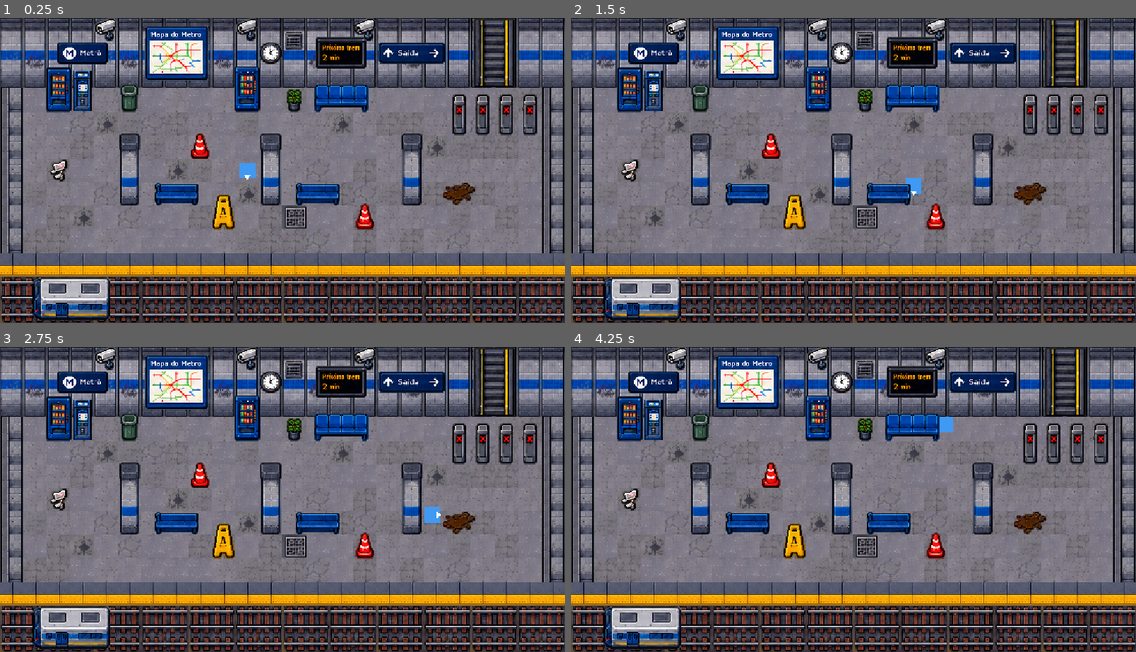
Above: before the commit, frames 1-4 (two rows, left to right).
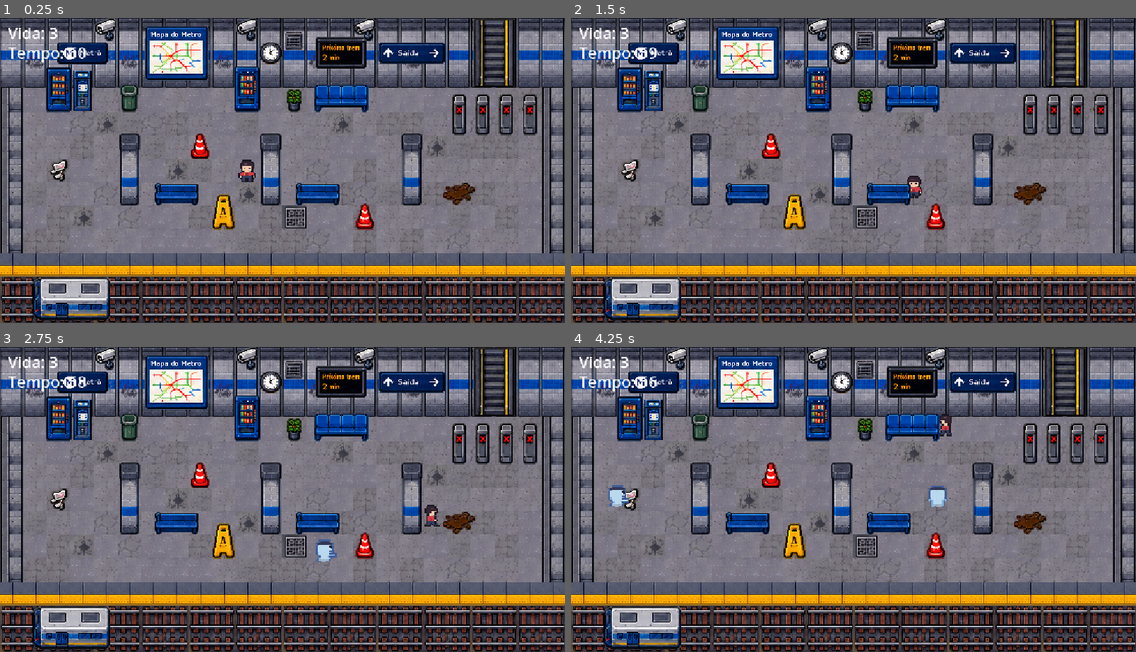
Above: after the commit, the same moments.

Repository: SayuriMakino/MetroDaMeiaNoiteProjeto
Game: Godot game, scene res://scenes/principal.tscn
Same seed, same stepped clock (60 frames per second), same inputs: the game is played once before the commit and once after it.
Inputs:
- Up to frame 1 (0.25 s): no input
- Up to frame 2 (1.5 s): tap Enter (ui_accept) at 0.5, 0.6, 0.77, 1.07, 1.35 s; hold D (mover_direita) 0.53-1.28 s; hold S (mover_baixo) from 1.28 s (still down)
- Up to frame 3 (2.75 s): tap Enter (ui_accept) at 1.52, 1.82, 2, 2.1 s; release S (mover_baixo) at 2.03 s; hold D (mover_direita) from 2.03 s (still down)
- Up to frame 4 (4.25 s): release D (mover_direita) at 2.78 s; hold W (mover_cima) 2.78-3.53 s; tap Enter (ui_accept) at 2.85, 3.02, 3.32, 3.6, 3.77, 4.07 s; hold A (mover_esquerda) from 3.53 s (still down)

The runs differ from the first frame. In frame 1, 0.5% of the frame differs, in the area x 1-46%, y 3-54%; in frame 2, 0.5%; in frame 3, 0.7%; in frame 4, 0.9%, in the area x 1-68%, y 3-53%.

Commit message:
aula-09: inimigos, horda, vida e o objetivo do jogo

Diff:
--- /dev/null
+++ b/entities/inimigo.tscn
@@ -0,0 +1,64 @@
+[gd_scene format=3]
+
+[ext_resource type="Script" path="res://scripts/inimigo.gd" id="1_ini"]
+[ext_resource type="Texture2D" path="res://sprites/fantasma/fantasma_baixo_1.png" id="t_baixo_1"]
+[ext_resource type="Texture2D" path="res://sprites/fantasma/fantasma_baixo_2.png" id="t_baixo_2"]
+[ext_resource type="Texture2D" path="res://sprites/fantasma/fantasma_baixo_3.png" id="t_baixo_3"]
+[ext_resource type="Texture2D" path="res://sprites/fantasma/fantasma_cima_1.png" id="t_cima_1"]
+[ext_resource type="Texture2D" path="res://sprites/fantasma/fantasma_cima_2.png" id="t_cima_2"]
+[ext_resource type="Texture2D" path="res://sprites/fantasma/fantasma_cima_3.png" id="t_cima_3"]
+[ext_resource type="Texture2D" path="res://sprites/fantasma/fantasma_esquerda_1.png" id="t_esquerda_1"]
+[ext_resource type="Texture2D" path="res://sprites/fantasma/fantasma_esquerda_2.png" id="t_esquerda_2"]
+[ext_resource type="Texture2D" path="res://sprites/fantasma/fantasma_esquerda_3.png" id="t_esquerda_3"]
+[ext_resource type="Texture2D" path="res://sprites/fantasma/fantasma_direita_1.png" id="t_direita_1"]
+[ext_resource type="Texture2D" path="res://sprites/fantasma/fantasma_direita_2.png" id="t_direita_2"]
+[ext_resource type="Texture2D" path="res://sprites/fantasma/fantasma_direita_3.png" id="t_direita_3"]
+
+[sub_resource type="SpriteFrames" id="SpriteFrames_1"]
+animations = [
+{
+"frames": [
+{"duration": 1.0, "texture": ExtResource("t_baixo_1")}, {"duration": 1.0, "texture": ExtResource("t_baixo_2")}, {"duration": 1.0, "texture": ExtResource("t_baixo_3")}, {"duration": 1.0, "texture": ExtResource("t_baixo_2")}],
+"loop": true,
+"name": &"baixo",
+"speed": 8.0
+}
+, {
+"frames": [
+{"duration": 1.0, "texture": ExtResource("t_cima_1")}, {"duration": 1.0, "texture": ExtResource("t_cima_2")}, {"duration": 1.0, "texture": ExtResource("t_cima_3")}, {"duration": 1.0, "texture": ExtResource("t_cima_2")}],
+"loop": true,
+"name": &"cima",
+"speed": 8.0
+}
+, {
+"frames": [
+{"duration": 1.0, "texture": ExtResource("t_esquerda_1")}, {"duration": 1.0, "texture": ExtResource("t_esquerda_2")}, {"duration": 1.0, "texture": ExtResource("t_esquerda_3")}, {"duration": 1.0, "texture": ExtResource("t_esquerda_2")}],
+"loop": true,
+"name": &"esquerda",
+"speed": 8.0
+}
+, {
+"frames": [
+{"duration": 1.0, "texture": ExtResource("t_direita_1")}, {"duration": 1.0, "texture": ExtResource("t_direita_2")}, {"duration": 1.0, "texture": ExtResource("t_direita_3")}, {"duration": 1.0, "texture": ExtResource("t_direita_2")}],
+"loop": true,
+"name": &"direita",
+"speed": 8.0
+}
+]
+
+[sub_resource type="RectangleShape2D" id="RectangleShape2D_ini"]
+size = Vector2(24, 24)
+
+[node name="Inimigo" type="CharacterBody2D" groups=["inimigo"]]
+collision_layer = 4
+collision_mask = 5
+motion_mode = 1
+script = ExtResource("1_ini")
+
+[node name="AnimatedSprite2D" type="AnimatedSprite2D" parent="."]
+sprite_frames = SubResource("SpriteFrames_1")
+animation = &"baixo"
+autoplay = "baixo"
+
+[node name="CollisionShape2D" type="CollisionShape2D" parent="."]
+shape = SubResource("RectangleShape2D_ini")
--- a/entities/jogador.tscn
+++ b/entities/jogador.tscn
@@ -1,30 +1,74 @@
-[gd_scene load_steps=3 format=3]
+[gd_scene format=3]
 
 [ext_resource type="Script" path="res://scripts/jogador.gd" id="1_jog"]
+[ext_resource type="Texture2D" path="res://sprites/protagonista/protagonista_baixo_1.png" id="t_baixo_1"]
+[ext_resource type="Texture2D" path="res://sprites/protagonista/protagonista_baixo_2.png" id="t_baixo_2"]
+[ext_resource type="Texture2D" path="res://sprites/protagonista/protagonista_baixo_3.png" id="t_baixo_3"]
+[ext_resource type="Texture2D" path="res://sprites/protagonista/protagonista_cima_1.png" id="t_cima_1"]
+[ext_resource type="Texture2D" path="res://sprites/protagonista/protagonista_cima_2.png" id="t_cima_2"]
+[ext_resource type="Texture2D" path="res://sprites/protagonista/protagonista_cima_3.png" id="t_cima_3"]
+[ext_resource type="Texture2D" path="res://sprites/protagonista/protagonista_esquerda_1.png" id="t_esquerda_1"]
+[ext_resource type="Texture2D" path="res://sprites/protagonista/protagonista_esquerda_2.png" id="t_esquerda_2"]
+[ext_resource type="Texture2D" path="res://sprites/protagonista/protagonista_esquerda_3.png" id="t_esquerda_3"]
+[ext_resource type="Texture2D" path="res://sprites/protagonista/protagonista_direita_1.png" id="t_direita_1"]
+[ext_resource type="Texture2D" path="res://sprites/protagonista/protagonista_direita_2.png" id="t_direita_2"]
+[ext_resource type="Texture2D" path="res://sprites/protagonista/protagonista_direita_3.png" id="t_direita_3"]
+
+[sub_resource type="SpriteFrames" id="SpriteFrames_1"]
+animations = [
+{
+"frames": [
+{"duration": 1.0, "texture": ExtResource("t_baixo_1")}, {"duration": 1.0, "texture": ExtResource("t_baixo_2")}, {"duration": 1.0, "texture": ExtResource("t_baixo_3")}, {"duration": 1.0, "texture": ExtResource("t_baixo_2")}],
+"loop": true,
+"name": &"baixo",
+"speed": 8.0
+}
+, {
+"frames": [
+{"duration": 1.0, "texture": ExtResource("t_cima_1")}, {"duration": 1.0, "texture": ExtResource("t_cima_2")}, {"duration": 1.0, "texture": ExtResource("t_cima_3")}, {"duration": 1.0, "texture": ExtResource("t_cima_2")}],
+"loop": true,
+"name": &"cima",
+"speed": 8.0
+}
+, {
+"frames": [
+{"duration": 1.0, "texture": ExtResource("t_esquerda_1")}, {"duration": 1.0, "texture": ExtResource("t_esquerda_2")}, {"duration": 1.0, "texture": ExtResource("t_esquerda_3")}, {"duration": 1.0, "texture": ExtResource("t_esquerda_2")}],
+"loop": true,
+"name": &"esquerda",
+"speed": 8.0
+}
+, {
+"frames": [
+{"duration": 1.0, "texture": ExtResource("t_direita_1")}, {"duration": 1.0, "texture": ExtResource("t_direita_2")}, {"duration": 1.0, "texture": ExtResource("t_direita_3")}, {"duration": 1.0, "texture": ExtResource("t_direita_2")}],
+"loop": true,
+"name": &"direita",
+"speed": 8.0
+}
+]
 
 [sub_resource type="RectangleShape2D" id="RectangleShape2D_jog"]
 size = Vector2(28, 28)
 
-[node name="Jogador" type="CharacterBody2D"]
+[sub_resource type="CircleShape2D" id="CircleShape2D_hurt"]
+radius = 12.0
+
+[node name="Jogador" type="CharacterBody2D" groups=["player"]]
 collision_layer = 2
 collision_mask = 1
 motion_mode = 1
 script = ExtResource("1_jog")
 
-[node name="Corpo" type="ColorRect" parent="."]
-offset_left = -16.0
-offset_top = -16.0
-offset_right = 16.0
-offset_bottom = 16.0
-mouse_filter = 2
-color = Color(0.25, 0.6, 0.95, 1)
-
-[node name="Mira" type="Node2D" parent="."]
-rotation = 1.5708
-
-[node name="Ponta" type="Polygon2D" parent="Mira"]
-color = Color(1, 1, 1, 1)
-polygon = PackedVector2Array(10, -6, 20, 0, 10, 6)
+[node name="AnimatedSprite2D" type="AnimatedSprite2D" parent="."]
+sprite_frames = SubResource("SpriteFrames_1")
+animation = &"baixo"
 
 [node name="CollisionShape2D" type="CollisionShape2D" parent="."]
 shape = SubResource("RectangleShape2D_jog")
+
+[node name="Hurtbox" type="Area2D" parent="."]
+collision_layer = 0
+collision_mask = 4
+
+[node name="CollisionShape2D" type="CollisionShape2D" parent="Hurtbox"]
+position = Vector2(0, 2)
+shape = SubResource("CircleShape2D_hurt")
--- /dev/null
+++ b/scenes/derrota.tscn
@@ -0,0 +1,34 @@
+[gd_scene format=3]
+
+[ext_resource type="Script" path="res://scripts/fim.gd" id="1_fim"]
+
+[node name="Fim" type="Control"]
+layout_mode = 3
+anchors_preset = 15
+anchor_right = 1.0
+anchor_bottom = 1.0
+grow_horizontal = 2
+grow_vertical = 2
+script = ExtResource("1_fim")
+
+[node name="Fundo" type="ColorRect" parent="."]
+layout_mode = 1
+anchors_preset = 15
+anchor_right = 1.0
+anchor_bottom = 1.0
+grow_horizontal = 2
+grow_vertical = 2
+color = Color(0.05, 0.05, 0.1, 1)
+
+[node name="Label" type="Label" parent="."]
+layout_mode = 1
+anchors_preset = 15
+anchor_right = 1.0
+anchor_bottom = 1.0
+grow_horizontal = 2
+grow_vertical = 2
+theme_override_font_sizes/font_size = 48
+text = "Você perdeu!
+Enter para jogar de novo"
+horizontal_alignment = 1
+vertical_alignment = 1
--- a/scenes/principal.tscn
+++ b/scenes/principal.tscn
@@ -2,8 +2,12 @@
 
 [ext_resource type="TileSet" path="res://sprites/metro_tileset.tres" id="1_6f3be"]
 [ext_resource type="PackedScene" path="res://entities/jogador.tscn" id="2_j5742"]
+[ext_resource type="Script" path="res://scripts/principal.gd" id="3_prin"]
+[ext_resource type="PackedScene" path="res://entities/inimigo.tscn" id="4_ini"]
 
 [node name="Principal" type="Node2D"]
+script = ExtResource("3_prin")
+cena_inimigo = ExtResource("4_ini")
 
 [node name="Chao" type="TileMapLayer" parent="."]
 tile_map_data = PackedByteArray("AAAAAAAAAAAKAAAAAAAAAAEAAAAKAAEAAAAAAAIAAAAKAAIAAAAAAAMAAAABAAMAAAAAAAQAAAABAAMAAAAAAA …(4912 unchanged characters)…
@@ -23,3 +27,47 @@
 
 [node name="Jogador" parent="Mundo" instance=ExtResource("2_j5742")]
 position = Vector2(504, 312)
+
+[node name="Nascedouros" type="Node2D" parent="."]
+
+[node name="Esquerda" type="Marker2D" parent="Nascedouros"]
+position = Vector2(72, 312)
+
+[node name="Direita" type="Marker2D" parent="Nascedouros"]
+position = Vector2(1080, 360)
+
+[node name="Cima" type="Marker2D" parent="Nascedouros"]
+position = Vector2(408, 168)
+
+[node name="Baixo" type="Marker2D" parent="Nascedouros"]
+position = Vector2(600, 456)
+
+[node name="Horda" type="Timer" parent="."]
+wait_time = 2.0
+autostart = true
+
+[node name="Relogio" type="Timer" parent="."]
+wait_time = 60.0
+one_shot = true
+autostart = true
+
+[node name="HUD" type="CanvasLayer" parent="."]
+
+[node name="Vida" type="Label" parent="HUD"]
+offset_left = 16.0
+offset_top = 8.0
+offset_right = 216.0
+offset_bottom = 52.0
+theme_override_font_sizes/font_size = 32
+text = "Vida: 3"
+
+[node name="Tempo" type="Label" parent="HUD"]
+offset_left = 16.0
+offset_top = 48.0
+offset_right = 216.0
+offset_bottom = 92.0
+theme_override_font_sizes/font_size = 32
+text = "Tempo: 60"
+
+[connection signal="timeout" from="Horda" to="." method="_on_horda_timeout"]
+[connection signal="timeout" from="Relogio" to="." method="_on_relogio_timeout"]
--- /dev/null
+++ b/scenes/vitoria.tscn
@@ -0,0 +1,34 @@
+[gd_scene format=3]
+
+[ext_resource type="Script" path="res://scripts/fim.gd" id="1_fim"]
+
+[node name="Fim" type="Control"]
+layout_mode = 3
+anchors_preset = 15
+anchor_right = 1.0
+anchor_bottom = 1.0
+grow_horizontal = 2
+grow_vertical = 2
+script = ExtResource("1_fim")
+
+[node name="Fundo" type="ColorRect" parent="."]
+layout_mode = 1
+anchors_preset = 15
+anchor_right = 1.0
+anchor_bottom = 1.0
+grow_horizontal = 2
+grow_vertical = 2
+color = Color(0.05, 0.05, 0.1, 1)
+
+[node name="Label" type="Label" parent="."]
+layout_mode = 1
+anchors_preset = 15
+anchor_right = 1.0
+anchor_bottom = 1.0
+grow_horizontal = 2
+grow_vertical = 2
+theme_override_font_sizes/font_size = 48
+text = "Você venceu!
+Enter para jogar de novo"
+horizontal_alignment = 1
+vertical_alignment = 1
--- /dev/null
+++ b/scripts/fim.gd
@@ -0,0 +1,7 @@
+extends Control
+## Tela de fim (vitória ou derrota): Enter volta para a estação.
+
+
+func _process(_delta: float) -> void:
+	if Input.is_action_just_pressed("ui_accept"):
+		get_tree().change_scene_to_file("res://scenes/principal.tscn")
--- /dev/null
+++ b/scripts/inimigo.gd
@@ -0,0 +1,21 @@
+extends CharacterBody2D
+## Fantasma que persegue o jogador pela estação.
+
+@export var velocidade: float = 100.0
+
+@onready var anim: AnimatedSprite2D = $AnimatedSprite2D
+
+
+func _physics_process(_delta: float) -> void:
+	var jogador := get_tree().get_first_node_in_group("player") as Node2D
+	if jogador == null:
+		return
+
+	velocity = global_position.direction_to(jogador.global_position) * velocidade
+	move_and_slide()
+
+	# Vira o fantasma para o lado em que ele está andando.
+	if abs(velocity.x) > abs(velocity.y):
+		anim.play("direita" if velocity.x > 0 else "esquerda")
+	else:
+		anim.play("baixo" if velocity.y > 0 else "cima")
--- a/scripts/jogador.gd
+++ b/scripts/jogador.gd
@@ -3,11 +3,20 @@
 ## Personagem visto de cima: anda nas quatro direções, sem gravidade.
 
 @export var velocidade := 260.0
+@export var vida: int = 3
 
-## Última direção em que o jogador andou (vai servir para o ataque na aula 09).
+## Última direção em que o jogador andou (vai servir para o ataque).
 var direcao_olhar := Vector2.DOWN
+var invencivel := false
 
-@onready var _mira: Node2D = $Mira
+@onready var anim: AnimatedSprite2D = $AnimatedSprite2D
+@onready var hurtbox: Area2D = $Hurtbox
+
+
+func _process(_delta: float) -> void:
+	# Tem inimigo encostando em mim?
+	if not invencivel and hurtbox.has_overlapping_bodies():
+		levar_dano()
 
 
 func _physics_process(_delta: float) -> void:
@@ -16,6 +25,33 @@
 	velocity = direcao * velocidade
 	move_and_slide()
 
-	if direcao != Vector2.ZERO:
-		direcao_olhar = direcao
-		_mira.rotation = direcao_olhar.angle()
+	if direcao == Vector2.ZERO:
+		anim.stop()
+		return
+
+	direcao_olhar = direcao
+	if abs(direcao.x) > abs(direcao.y):
+		if direcao.x > 0:
+			anim.play("direita")
+		else:
+			anim.play("esquerda")
+	else:
+		if direcao.y > 0:
+			anim.play("baixo")
+		else:
+			anim.play("cima")
+
+
+func levar_dano() -> void:
+	vida -= 1
+	if vida <= 0:
+		invencivel = true
+		get_tree().current_scene.perder()
+		return
+
+	# Um segundo de invencibilidade, meio transparente.
+	invencivel = true
+	modulate.a = 0.4
+	await get_tree().create_timer(1.0).timeout
+	modulate.a = 1.0
+	invencivel = false
--- /dev/null
+++ b/scripts/principal.gd
@@ -0,0 +1,39 @@
+extends Node2D
+## Estação: solta a horda de fantasmas, mostra o placar e decide o fim da partida.
+
+@export var cena_inimigo: PackedScene
+
+@onready var horda: Timer = $Horda
+@onready var relogio: Timer = $Relogio
+@onready var mundo: Node2D = $Mundo
+@onready var jogador := $Mundo/Jogador
+@onready var texto_vida: Label = $HUD/Vida
+@onready var texto_tempo: Label = $HUD/Tempo
+
+
+func _process(_delta: float) -> void:
+	texto_vida.text = "Vida: %d" % jogador.vida
+	texto_tempo.text = "Tempo: %d" % ceil(relogio.time_left)
+
+
+func _on_horda_timeout() -> void:
+	var inimigo := cena_inimigo.instantiate()
+	# Vai para dentro do Mundo para entrar no y-sort junto com o jogador e os objetos.
+	mundo.add_child(inimigo)
+	inimigo.global_position = $Nascedouros.get_children().pick_random().global_position
+
+	# A horda aperta: cada inimigo chega um pouco mais cedo que o anterior.
+	horda.wait_time = max(0.5, horda.wait_time * 0.95)
+
+
+func _on_relogio_timeout() -> void:
+	vencer()
+
+
+# call_deferred: troca de cena só no fim do quadro, quando a física terminou.
+func vencer() -> void:
+	get_tree().change_scene_to_file.call_deferred("res://scenes/vitoria.tscn")
+
+
+func perder() -> void:
+	get_tree().change_scene_to_file.call_deferred("res://scenes/derrota.tscn")
Not shown, added: scripts/fim.gd.uid
Not shown, added: scripts/inimigo.gd.uid
Not shown, added: scripts/principal.gd.uid
Binary file removed: sprites/captura.png
Binary file added: sprites/fantasma/fantasma_baixo_1.png
Not shown, added: sprites/fantasma/fantasma_baixo_1.png.import
Binary file added: sprites/fantasma/fantasma_baixo_2.png
Not shown, added: sprites/fantasma/fantasma_baixo_2.png.import
Binary file added: sprites/fantasma/fantasma_baixo_3.png
Not shown, added: sprites/fantasma/fantasma_baixo_3.png.import
Binary file added: sprites/fantasma/fantasma_cima_1.png
Not shown, added: sprites/fantasma/fantasma_cima_1.png.import
(and 40 more such lines)
